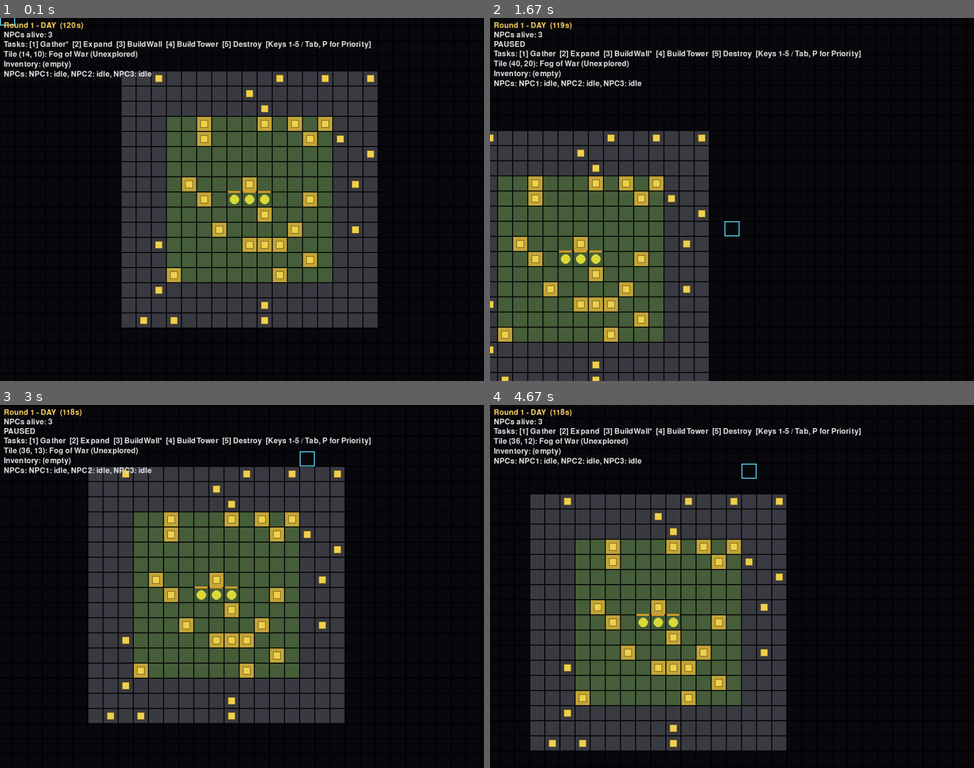
Above: before the commit, frames 1-4 (two rows, left to right).
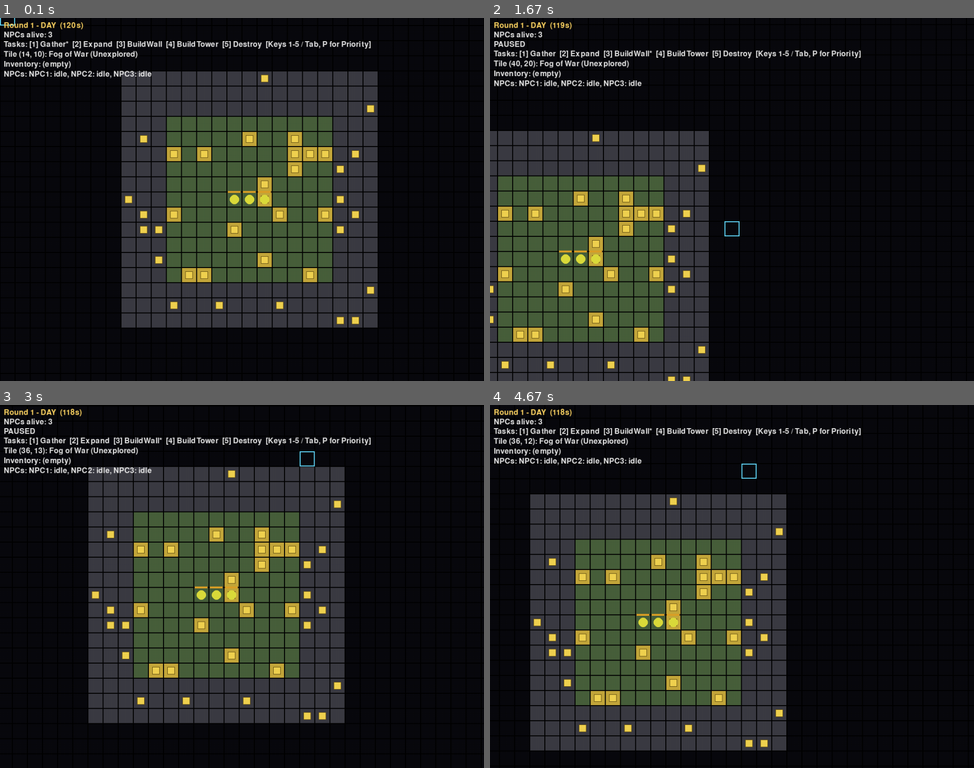
Above: after the commit, the same moments.

Repository: MiohitoKiri5474/PyGame-Final
Game: pygame game, started from src/main.py
The game is run twice, just before and just after one commit, with the same random seed, the same clock (stepped at 60 frames per second) and the same inputs.
Inputs (mouse positions are in pixels of both pictures, inside the frame that each line leads up to):
- Up to frame 1 (0.1 s): no input
- Up to frame 2 (1.67 s): hold Right 0.33-0.8 s; move the mouse to (712, 214) at 0.37 s; hold Up 0.83-1.13 s; move the mouse to (886, 188) at 0.87 s; tap Space at 0.9, 1.23, 1.53 s; tap 2 at 0.98 s; hold Right 1.17-1.63 s; move the mouse to (736, 224) at 1.2 s; tap 3 at 1.32 s
- Up to frame 3 (3 s): hold Left 1.67-2.2 s; move the mouse to (125, 590) at 1.7 s; tap Space at 1.73, 2.03, 2.63, 2.97 s; click (91, 532) at 2.28 s; hold Down 2.57-2.87 s; click (91, 669) at 2.65 s; tap 3 at 2.72 s; hold Left from 2.9 s (still down); click (314, 459) at 2.98 s
- Up to frame 4 (4.67 s): tap Space at 3.27, 3.4, 3.8, 4.1, 4.47 s; release Left at 3.3 s; hold Up 3.33-3.7 s; click (911, 713) at 3.42 s; tap 2 at 3.48 s; hold Right 3.73-4.37 s; click (790, 619) at 3.82 s; tap 3 at 3.88 s; hold Down from 4.4 s (still down); click (741, 463) at 4.48 s

The runs differ from the first frame. In frame 1, 5.5% of the frame differs, in the area x 25-78%, y 15-85%; in frame 2, 5.2%; in frame 3, 5.5%; in frame 4, 5.5%.

Commit message:
feat: implement ticket 14 - material taxonomy
Grid tiles previously generated a single "crop" resource at a flat 12%
chance. Replaces that with a weighted RESOURCE_WEIGHTS table in constants.py
covering crop plus 5 new materials (Wood/Marble/Bricks for construction,
Berries/Raw Stone for magic), keeping total tile density unchanged (non-None
weights still sum to 0.12) while enriching the mix. WALL_COST/TOWER_COST move
off the "crop" placeholder onto real materials (Wood, and Wood+Bricks for
Tower to exercise the multi-resource spend path).

gather_task.py, build_task.py, and task.py are untouched - both were already
generic over resource/cost keys, confirmed by a new parametrized test driving
Gather's on_complete for each material directly. test_build.py needed four
tests rewritten off a hardcoded WALL_COST["crop"] key that no longer exists,
since it directly indexes constants this ticket changes.

Disclosure: Based on Claude Code generated output.

Diff:
--- a/src/constants.py
+++ b/src/constants.py
@@ -76,13 +76,13 @@
 # --- Build (ticket 04) ---
 WALL_BLOCK = 100
 WALL_ATTACK = 0
-WALL_COST = {"crop": 2}
+WALL_COST = {"wood": 4}
 WALL_WORK_SECONDS = 3.0
 COLOR_WALL = (140, 140, 140)
 
 TOWER_BLOCK = 10
 TOWER_ATTACK = 15
-TOWER_COST = {"crop": 5}
+TOWER_COST = {"wood": 2, "bricks": 3}
 TOWER_WORK_SECONDS = 5.0
 COLOR_TOWER = (100, 120, 160)
 
@@ -94,3 +94,18 @@
 
 # --- Game over & scoring (ticket 09) ---
 COLOR_GAME_OVER = (255, 90, 90)
+
+# --- Material taxonomy (ticket 14) ---
+# None is the "no resource" weight so the whole table sums to 1.0 and a single
+# rng.choices() call per tile replaces the old rng.random() < RESOURCE_CHANCE
+# roll. Non-None weights sum to 0.12, matching the old flat RESOURCE_CHANCE so
+# overall tile density is unchanged - only the resource mix got richer.
+RESOURCE_WEIGHTS = {
+    None: 0.88,
+    "crop": 0.03,
+    "wood": 0.03,
+    "marble": 0.015,
+    "bricks": 0.015,
+    "berries": 0.015,
+    "raw_stone": 0.015,
+}
--- a/src/grid.py
+++ b/src/grid.py
@@ -1,9 +1,10 @@
 import random
 from dataclasses import dataclass
 
-from constants import GRID_WIDTH, GRID_HEIGHT, START_CLAIM_RADIUS, START_REVEAL_RADIUS
+from constants import GRID_WIDTH, GRID_HEIGHT, START_CLAIM_RADIUS, START_REVEAL_RADIUS, RESOURCE_WEIGHTS
 
-RESOURCE_CHANCE = 0.12
+_RESOURCE_POOL = list(RESOURCE_WEIGHTS.keys())
+_RESOURCE_POOL_WEIGHTS = list(RESOURCE_WEIGHTS.values())
 
 
 @dataclass
@@ -13,16 +14,17 @@
     claimed: bool = False
 
 
+def _roll_resource(rng: random.Random) -> str | None:
+    return rng.choices(_RESOURCE_POOL, weights=_RESOURCE_POOL_WEIGHTS, k=1)[0]
+
+
 class Grid:
     def __init__(self, seed: int | None = None):
         rng = random.Random(seed)
         self.width = GRID_WIDTH
         self.height = GRID_HEIGHT
         self.tiles = [
-            [
-                Tile(resource="crop" if rng.random() < RESOURCE_CHANCE else None)
-                for _ in range(GRID_WIDTH)
-            ]
+            [Tile(resource=_roll_resource(rng)) for _ in range(GRID_WIDTH)]
             for _ in range(GRID_HEIGHT)
         ]
         start_x, start_y = GRID_WIDTH // 2, GRID_HEIGHT // 2
--- a/tests/test_build.py
+++ b/tests/test_build.py
@@ -45,11 +45,13 @@
     assert not _can_perform_wall(world, task_wall)
     assert not _can_perform_tower(world, task_tower)
 
-    world.inventory.add("crop", WALL_COST["crop"])
+    for res, amount in WALL_COST.items():
+        world.inventory.add(res, amount)
     assert _can_perform_wall(world, task_wall)
     assert not _can_perform_tower(world, task_tower)
 
-    world.inventory.add("crop", TOWER_COST["crop"] - WALL_COST["crop"])
+    for res, amount in TOWER_COST.items():
+        world.inventory.add(res, amount)
     assert _can_perform_tower(world, task_tower)
 
 
@@ -82,14 +84,13 @@
     for res, amount in WALL_COST.items():
         world.inventory.add(res, amount)
 
-    initial_crop = world.inventory.get("crop")
-
     assert _on_complete_wall(world, task) is True
     assert len(world.buildings) == 1
     assert world.buildings[0].type == "Wall"
     assert world.buildings[0].x == 10
     assert world.buildings[0].y == 10
-    assert world.inventory.get("crop") == initial_crop - WALL_COST["crop"]
+    for res in WALL_COST:
+        assert world.inventory.get(res) == 0
 
 
 def test_building_wall_displaces_npc_to_side_of_wall():
@@ -101,7 +102,8 @@
     npc = NPC(*tile_center(10, 10))
     world.npcs.append(npc)
 
-    world.inventory.add("crop", WALL_COST["crop"])
+    for res, amount in WALL_COST.items():
+        world.inventory.add(res, amount)
     task = Task("BuildWall", (10, 10), assigned_npc=npc)
 
     assert _on_complete_wall(world, task) is True
@@ -127,12 +129,13 @@
     task = Task("BuildWall", (10, 10))
 
     # Ensure inventory has 0 resources
-    initial_crop = world.inventory.get("crop")
-    assert initial_crop < WALL_COST["crop"]
+    for res, amount in WALL_COST.items():
+        assert world.inventory.get(res) < amount
 
     assert _on_complete_wall(world, task) is False
     assert len(world.buildings) == 0
-    assert world.inventory.get("crop") == initial_crop
+    for res in WALL_COST:
+        assert world.inventory.get(res) == 0
 
 
 def test_blocked_builds_hud_line_empty_when_nothing_queued():
--- a/tests/test_grid.py
+++ b/tests/test_grid.py
@@ -1,4 +1,9 @@
+import pytest
+
+from constants import RESOURCE_WEIGHTS
 from grid import Grid
+from task import TASK_TYPES, Task
+from world import World
 
 
 def test_new_grid_claims_smaller_radius_than_it_reveals():
@@ -27,3 +32,52 @@
     assert grid.get(5, 6).claimed  # within claim radius
     assert not grid.get(5, 8).claimed  # outside claim radius
     assert grid.get(5, 8).revealed  # but within reveal radius
+
+
+# --- Material taxonomy (ticket 14) ---
+
+
+def test_resource_weights_table_covers_wild_resource_and_five_materials():
+    assert set(RESOURCE_WEIGHTS) == {
+        None,
+        "crop",
+        "wood",
+        "marble",
+        "bricks",
+        "berries",
+        "raw_stone",
+    }
+    assert sum(RESOURCE_WEIGHTS.values()) == pytest.approx(1.0)
+
+
+def test_weighted_generation_produces_every_resource_type_over_enough_tiles():
+    # Grid always generates GRID_WIDTH*GRID_HEIGHT tiles regardless of seed, so
+    # a handful of fixed seeds gives thousands of rolls - enough that even the
+    # rarest 0.015 weight is certain to land at least once, deterministically.
+    seen = set()
+    for seed in range(10):
+        for row in Grid(seed=seed).tiles:
+            for tile in row:
+                seen.add(tile.resource)
+    assert seen == set(RESOURCE_WEIGHTS)
+
+
+def test_weighted_generation_still_leaves_empty_tiles():
+    grid = Grid(seed=1)
+    assert any(tile.resource is None for row in grid.tiles for tile in row)
+
+
+@pytest.mark.parametrize("resource", ["crop", "wood", "marble", "bricks", "berries", "raw_stone"])
+def test_gather_credits_inventory_for_each_material_with_no_gather_task_changes(resource):
+    # gather_task.py's on_complete is already generic (world.inventory.add(tile.resource, ...));
+    # this proves every new material flows through it correctly with zero edits to that file.
+    world = World(npc_count=0)
+    cx, cy = world.grid.width // 2, world.grid.height // 2
+    world.grid.get(cx, cy).resource = resource
+
+    gather = TASK_TYPES["Gather"]
+    task = Task("Gather", (cx, cy))
+    assert gather.on_complete(world, task) is True
+
+    assert world.inventory.get(resource) == 1
+    assert world.grid.get(cx, cy).resource is None
Not shown, added: docs/tickets/expansion/part-1-foundation/14-material-taxonomy.md
